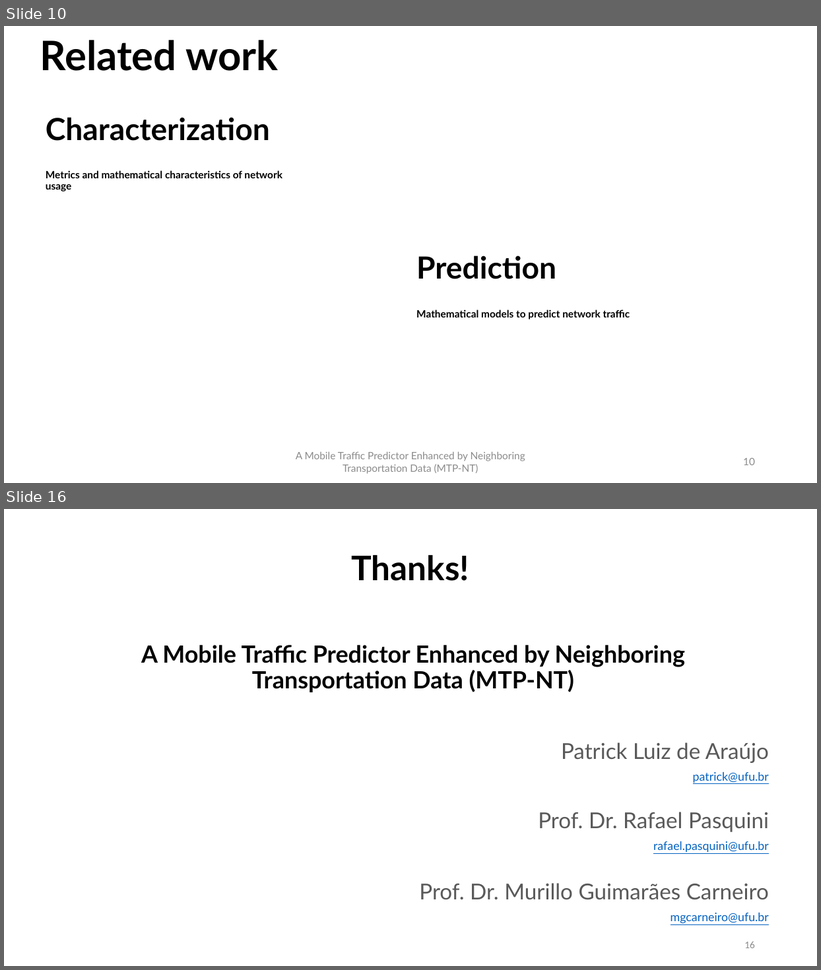
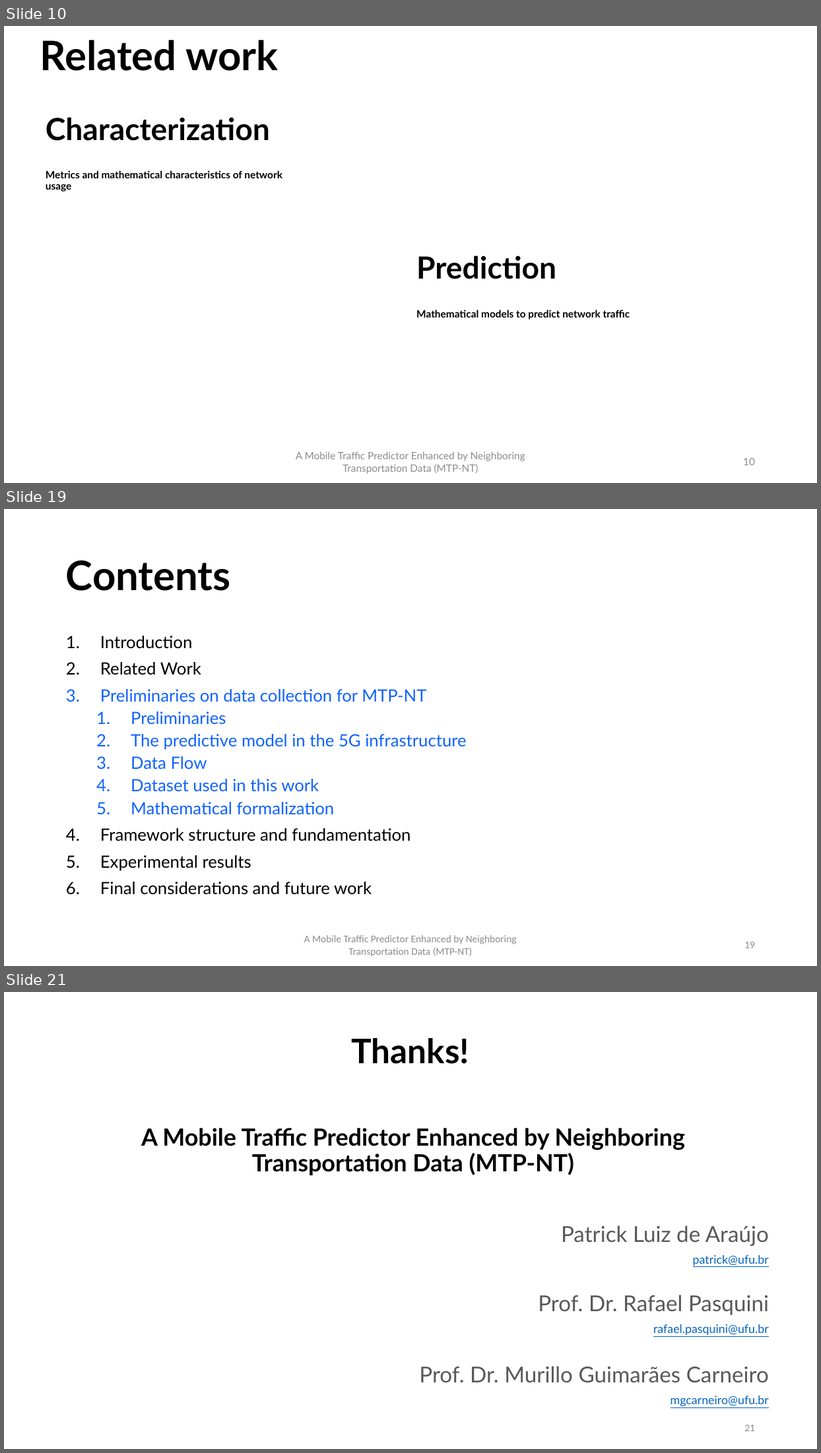
Before and after one commit to PatrickLdA/milan-telecom-analysis, a slide deck: defesa.pptx. Shown one above the other, each under a label of ours: slides 10 and 16 before the commit, slides 10, 19 and 21 after it; the slides between them are not shown. The pictures are 821x970 and 821x1453 pixels, drawn with LibreOffice and Linux fonts; fonts in the diff are those of the drawing. Boxes give left, top, right and bottom in pixels: in the first picture for what was removed or moved away, otherwise in the second. Text is boxed around its words. In the diff, an @@ line names an element or a change of style, - is before the commit and + after.

```diff
--- a/defesa.pptx
+++ b/defesa.pptx
@@ slide 19 added at box(4, 509, 817, 966), background #FFFFFF @@
@@ title added at box(66, 560, 231, 591), 48 pt, text #000000, bold @@
+Contents
@@ text added at box(100, 636, 466, 895), 20 pt, text #0F62FF @@
+1. Introduction
+2. Related Work
+3. Preliminaries on data collection for MTP-NT
+  1. Preliminaries
+  2. The predictive model in the 5G infrastructure
+  3. Data Flow
+  4. Dataset used in this work
+  5. Mathematical formalization
+4. Framework structure and fundamentation
+5. Experimental results
+6. Final considerations and future work
@@ text added at box(304, 935, 517, 956), 12 pt, text #8C8C8C @@
+A Mobile Traffic Predictor Enhanced by Neighboring Transportation Data (MTP-NT)
@@ page number added at box(745, 942, 755, 949), 12 pt, text #8C8C8C @@
+19
@@ what was slide 16 is now slide 21 @@
@@ page number at box(745, 1425, 755, 1432): text changed @@
-16
+21
```
Also in this commit, not shown: 8 slides changed, 4 other slides added.
